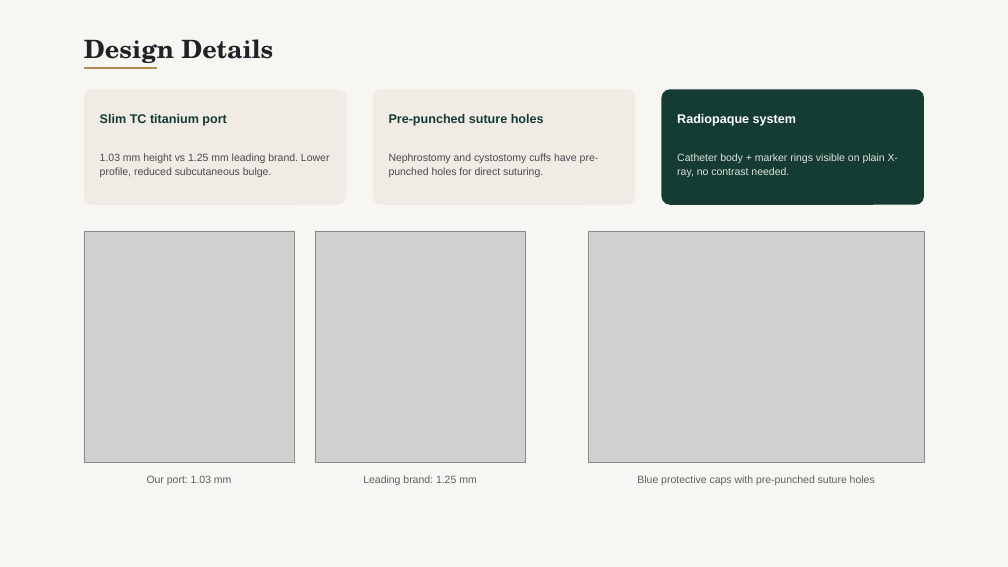
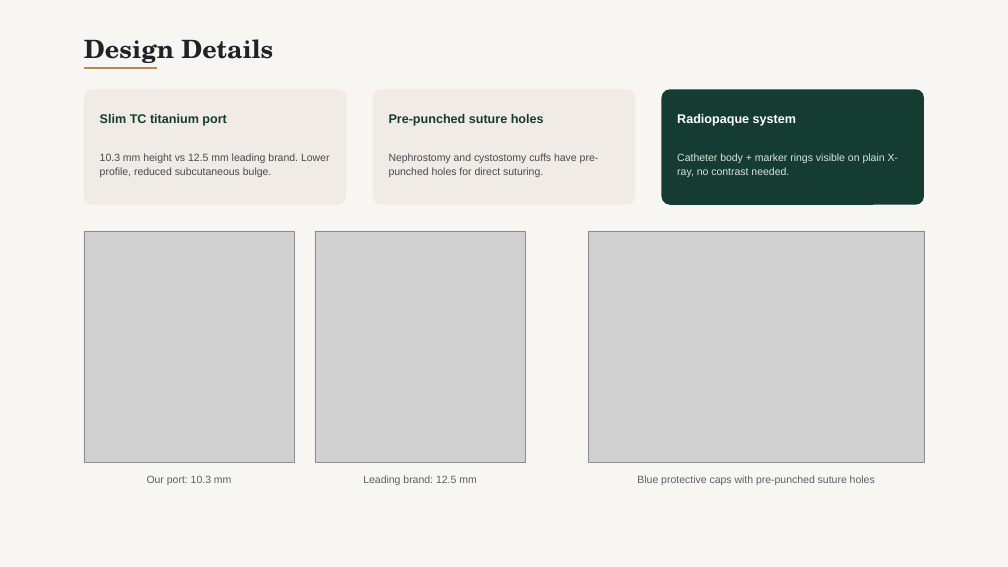
Before and after one commit to pikrosart-jpg/Material, a slide deck: slide 7 of Feline_SUB_System_Introduction_v72.pptx. Drawn at 1008x567 pixels with LibreOffice and Linux fonts; fonts in the diff are those of the drawing; grey boxes stand for pictures. Boxes give left, top, right and bottom in pixels: in the first picture for what was removed or moved away, otherwise in the second. Text is boxed around its words. In the diff, an @@ line names an element or a change of style, - is before the commit and + after.

```diff
--- a/Feline_SUB_System_Introduction_v72.pptx
+++ b/Feline_SUB_System_Introduction_v72.pptx
@@ text at [100, 153, 330, 177]: text changed @@
-1.03 mm height vs 1.25 mm leading brand. Lower profile, reduced subcutaneous bulge.
+10.3 mm height vs 12.5 mm leading brand. Lower profile, reduced subcutaneous bulge.
@@ text at [147, 475, 231, 485]: text changed @@
-Our port: 1.03 mm
+Our port: 10.3 mm
@@ text at [363, 475, 476, 485]: text changed @@
-Leading brand: 1.25 mm
+Leading brand: 12.5 mm
```
Also in this commit, not shown: 1 other slide changed.
